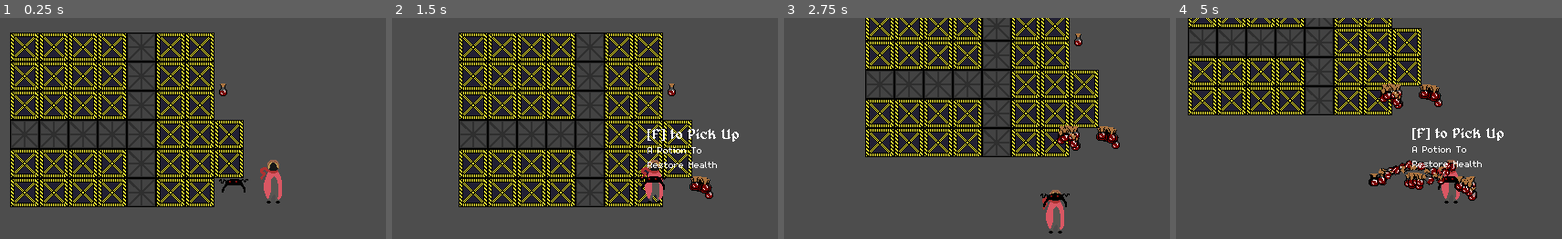
Above: before the commit, frames 1-4 (left to right).
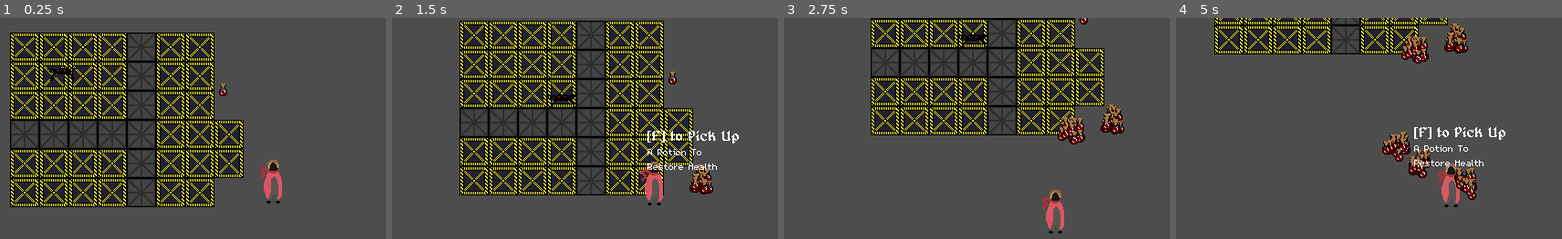
Above: after the commit, the same moments.

Repository: ArmanAmeri/9-Days-To-Live
Game: Godot game, scene res://Scenes/Main/scene_manager.tscn
Same seed, same stepped clock (60 frames per second), same inputs: the game is played once before the commit and once after it.
Inputs:
- Up to frame 1 (0.25 s): no input
- Up to frame 2 (1.5 s): hold A (a) 0.53-1.28 s; tap Space (ui_select) at 0.77 s; tap D (d) at 0.8, 1.35 s
- Up to frame 3 (2.75 s): tap Space (ui_select) at 1.52 s; tap S (s) at 1.55 s; hold S (s) from 2.03 s (still down); tap A (a) at 2.3 s
- Up to frame 4 (5 s): release S (s) at 2.78 s; tap A (a) at 2.85, 4.55 s; tap Space (ui_select) at 3.02, 3.77, 4.52 s; tap D (d) at 3.05 s; hold D (d) 3.53-4.28 s; tap S (s) at 3.8 s; tap F (interact) at 4.35 s

The runs differ from the first frame. In frame 1, 0.3% of the frame differs, in the area x 12-65%, y 22-80%; in frame 2, 31%, in the area x 17-90%, y 1-86%; in frame 3, 27%; in frame 4, 27%.

Commit message:
fixing collisions (player and enemy)

Diff:
--- a/Scenes/Enemies/enemy_test.tscn
+++ b/Scenes/Enemies/enemy_test.tscn
@@ -15,7 +15,7 @@
 
 [node name="EnemyTest" type="CharacterBody2D"]
 collision_layer = 2
-collision_mask = 0
+collision_mask = 41
 script = ExtResource("1_bd7i7")
 
 [node name="Sprite2D" type="Sprite2D" parent="."]
--- a/Scenes/Main/scene_manager.tscn
+++ b/Scenes/Main/scene_manager.tscn
@@ -17,7 +17,8 @@
 position_smoothing_speed = 3.0
 
 [node name="EnemyTest" parent="." instance=ExtResource("3_qcage")]
-position = Vector2(94, 104)
+position = Vector2(-92, -30)
+scale = Vector2(1.01253, 1)
 
 [node name="healing_potion2" parent="." instance=ExtResource("4_3ebb8")]
 position = Vector2(105, -1)
--- a/Scenes/Player/player.tscn
+++ b/Scenes/Player/player.tscn
@@ -46,7 +46,7 @@
 max_amount = 10
 
 [node name="Player" type="CharacterBody2D" groups=["player"]]
-collision_mask = 0
+collision_mask = 58
 script = ExtResource("1_e3qtb")
 
 [node name="Sprite2D" type="Sprite2D" parent="."]
--- a/Scenes/World/main.tscn
+++ b/Scenes/World/main.tscn
@@ -16,6 +16,7 @@
 texture = ExtResource("2_dg3lt")
 texture_region_size = Vector2i(32, 32)
 0:0/0 = 0
+0:0/0/physics_layer_0/polygon_0/points = PackedVector2Array(-16, -16, 16, -16, 16, 16, -16, 16)
 
 [sub_resource type="TileSet" id="TileSet_lileo"]
 tile_size = Vector2i(32, 32)
